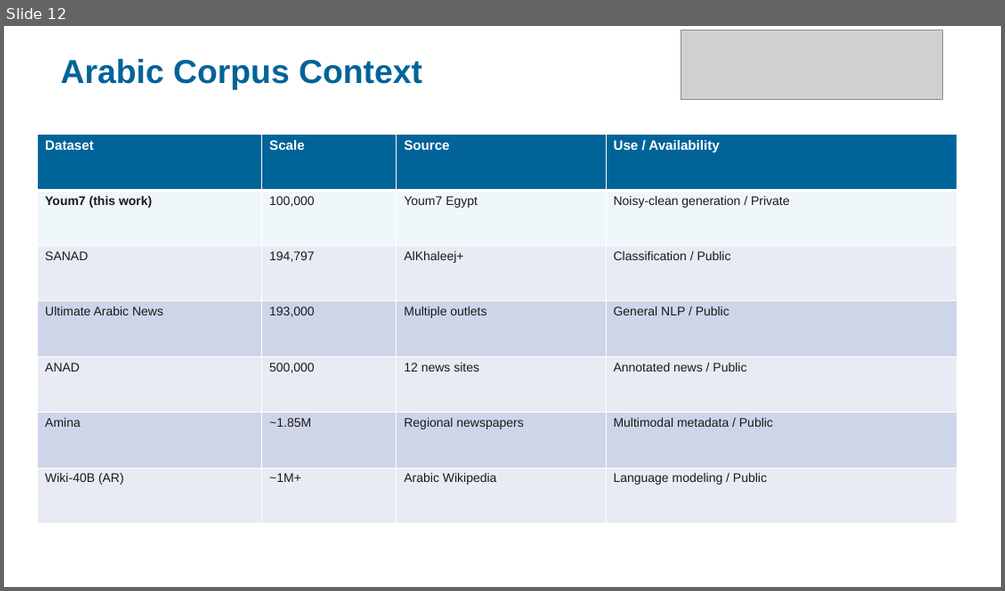
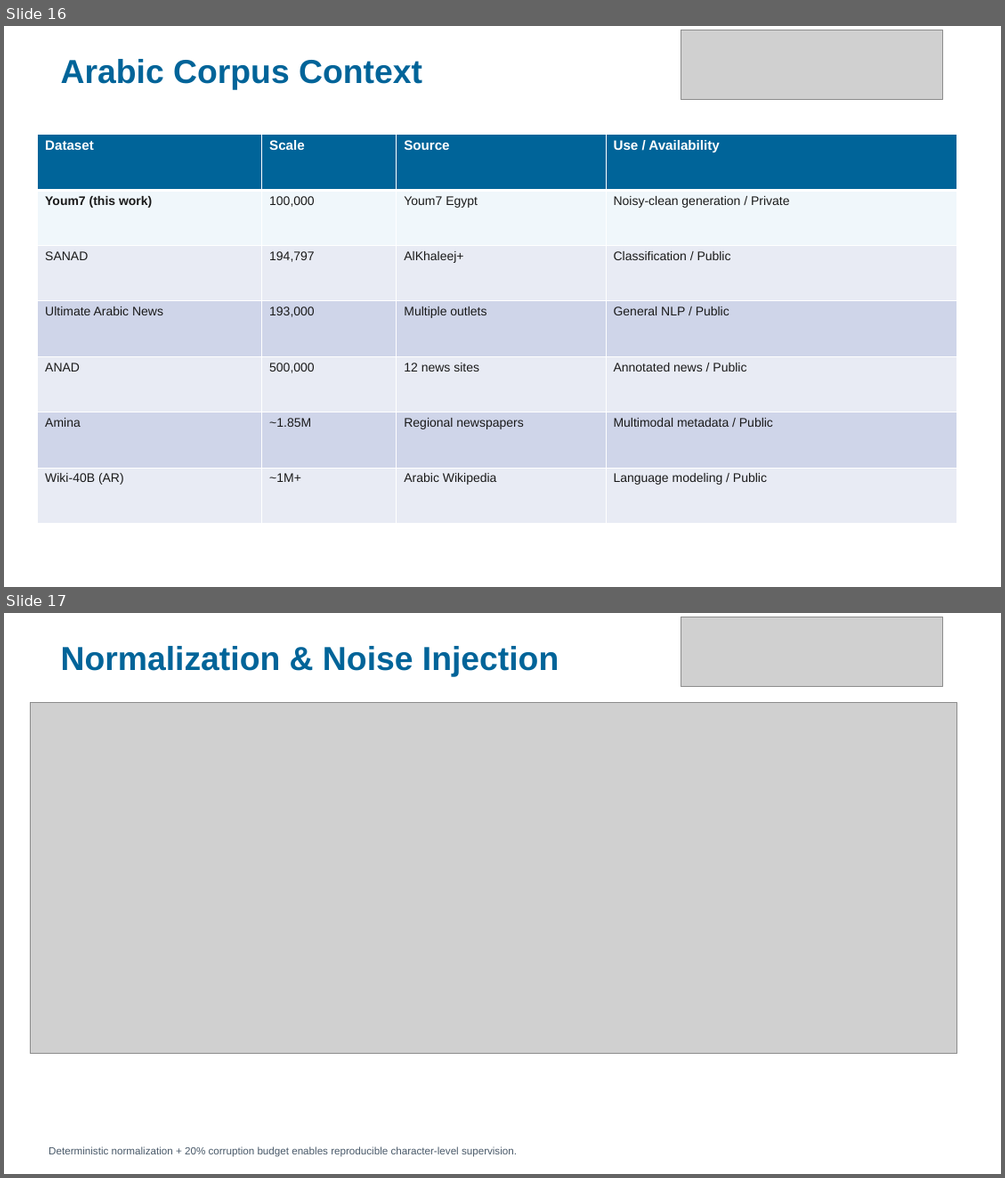
Before and after one commit to MON3EMPASHA/Arabic-Noisy-Text-Correction-using-Transformers---NLP-, a slide deck: Paper Discussion/Arabic_Text_Correction_Presentation.pptx. Shown one above the other, each under a label of ours: slide 12 before the commit, slides 16 and 17 after it. The pictures are 1005x591 and 1005x1178 pixels, drawn with LibreOffice and Linux fonts; fonts in the diff are those of the drawing; grey boxes stand for pictures. Boxes give left, top, right and bottom in pixels: in the first picture for what was removed or moved away, otherwise in the second. Text is boxed around its words. In the diff, an @@ line names an element or a change of style, - is before the commit and + after.

Commit message:
Add script to generate additional presentation visuals for related work and results
- Implemented functions to create various visualizations including timelines, comparison charts, research gaps, and evaluation protocols.
- Utilized matplotlib for plotting and saving figures in PNG format.
- Created a structured approach to visually represent the evolution of Arabic text correction research and the contributions of this work.

```diff
--- a/Paper Discussion/Arabic_Text_Correction_Presentation.pptx
+++ b/Paper Discussion/Arabic_Text_Correction_Presentation.pptx
@@ slide 17 added at [4,613,1001,1174], background #FFFFFF @@
@@ picture added at [680,617,942,686] @@
@@ text added at [61,646,558,677], 32 pt, text #006499, bold @@
+Normalization & Noise Injection
@@ picture added at [30,703,957,1054] @@
@@ text added at [48,1146,517,1156], 10 pt, text #4A5A6A @@
+Deterministic normalization + 20% corruption budget enables reproducible character-level supervision.
@@ what was slide 12 is now slide 16 @@
```
Also in this commit, not shown: 6 slides changed, 11 other slides added, 3 slides removed, 13 other files.
